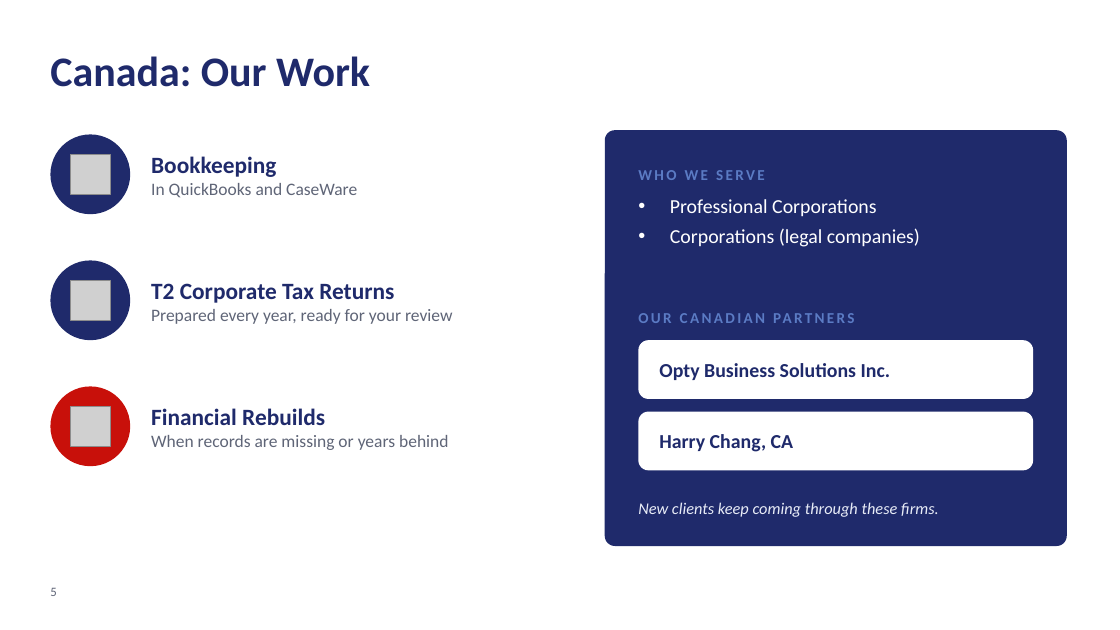
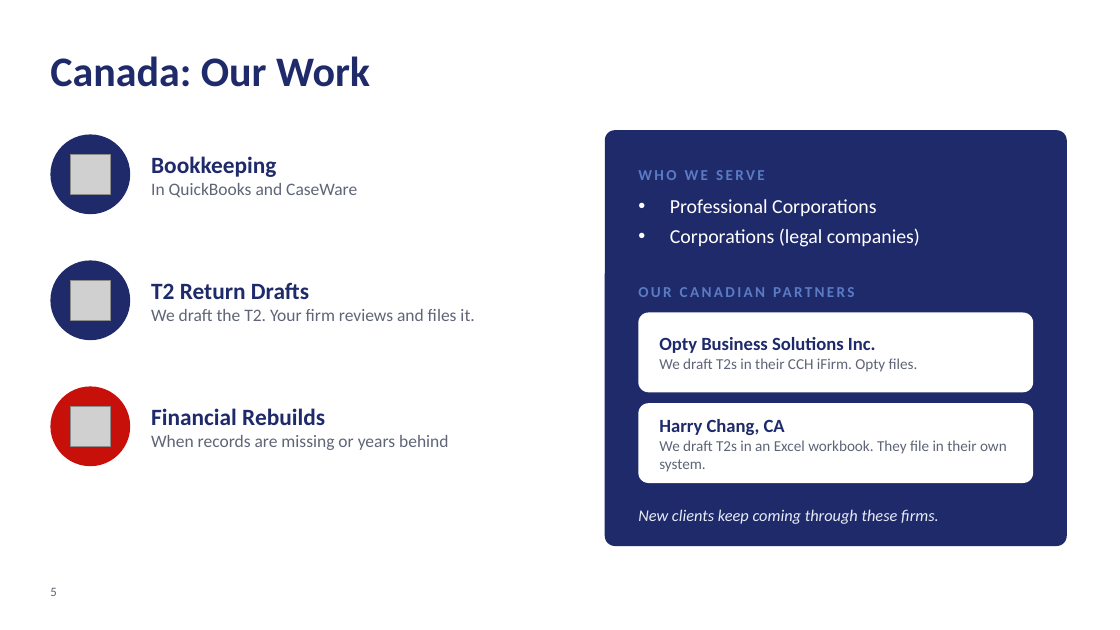
Before and after one commit to alvinjohnrheycamacho-source/Presentation-Deck, a slide deck: slide 5 of Lotus BPO - Conference Deck.pptx. Drawn at 1120x630 pixels with LibreOffice and Linux fonts; fonts in the diff are those of the drawing; grey boxes stand for pictures; background and template pictures are left out. Boxes give left, top, right and bottom in pixels: in the first picture for what was removed or moved away, otherwise in the second. Text is boxed around its words. In the diff, an @@ line names an element or a change of style, - is before the commit and + after.

```diff
--- a/Lotus BPO - Conference Deck.pptx
+++ b/Lotus BPO - Conference Deck.pptx
@@ text at (151, 282, 474, 321): text changed @@
-T2 Corporate Tax Returns
-Prepared every year, ready for your review
+T2 Return Drafts
+We draft the T2. Your firm reviews and files it.
@@ text "OUR CANADIAN PARTNERS": place and size @@
-text "OUR CANADIAN PARTNERS" at (639, 302, 1042, 332)
+text "OUR CANADIAN PARTNERS" at (639, 277, 1042, 307)
@@ rounded rectangle at (639, 313, 1033, 392): proportions changed @@
@@ rounded rectangle: place and size @@
-rounded rectangle at (639, 340, 1033, 399)
+rounded rectangle at (639, 313, 1033, 392)
@@ text "Opty Business Solutions Inc.": place and size @@
-text "Opty Business Solutions Inc." at (659, 363, 891, 380)
+text "Opty Business Solutions Inc." at (659, 337, 918, 372)
@@ text at (659, 358, 918, 372): paragraph added @@
+We draft T2s in their CCH iFirm. Opty files.
@@ text at (659, 337, 876, 353): size 17 to 16 pt in "Opty Business Solutions Inc." @@
@@ rounded rectangle: place and size @@
-rounded rectangle at (639, 412, 1033, 471)
+rounded rectangle at (639, 403, 1033, 483)
@@ rounded rectangle at (639, 403, 1033, 483): proportions changed @@
@@ text at (659, 419, 785, 435): size 17 to 16 pt in "Harry Chang, CA" @@
@@ text "Harry Chang, CA": place and size @@
-text "Harry Chang, CA" at (659, 434, 794, 452)
+text "Harry Chang, CA" at (659, 419, 1007, 472)
@@ text at (659, 440, 1007, 472): paragraph added @@
+We draft T2s in an Excel workbook. They file in their own system.
@@ text "New clients keep coming through ...": place and size @@
-text "New clients keep coming through ..." at (638, 502, 939, 517)
+text "New clients keep coming through ..." at (638, 509, 939, 524)
```
Also in this commit, not shown: 4 other slides changed, 2 slides added, 1 slide removed, 1 other file.
